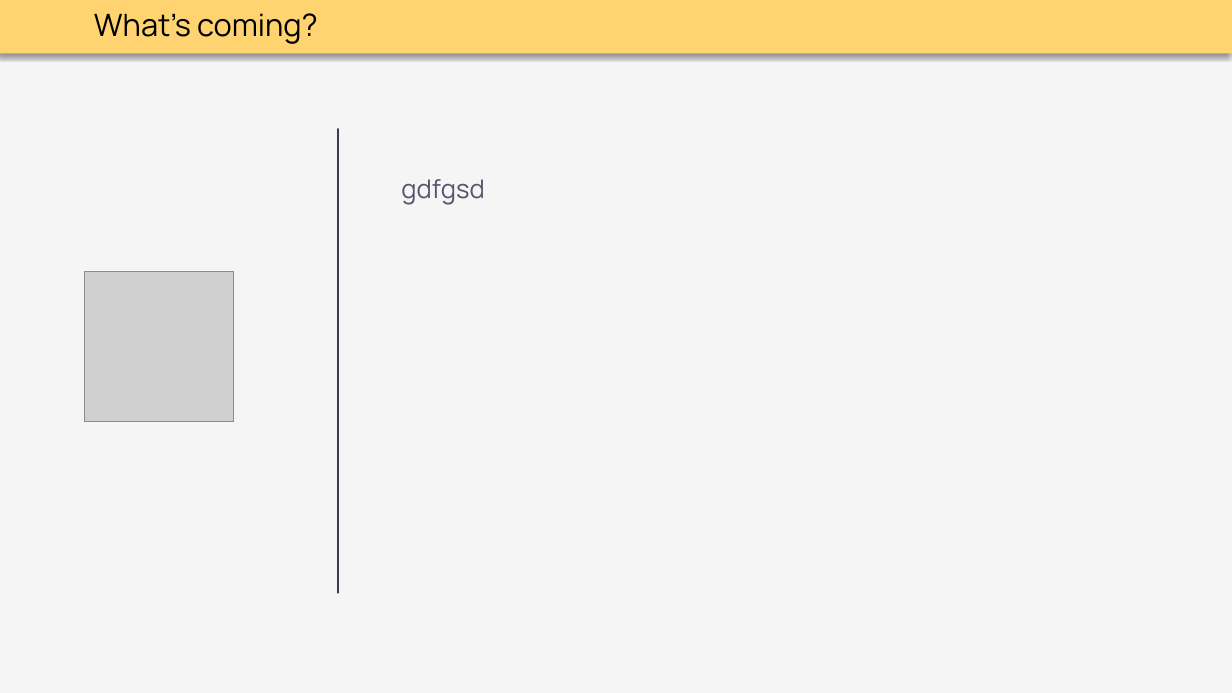
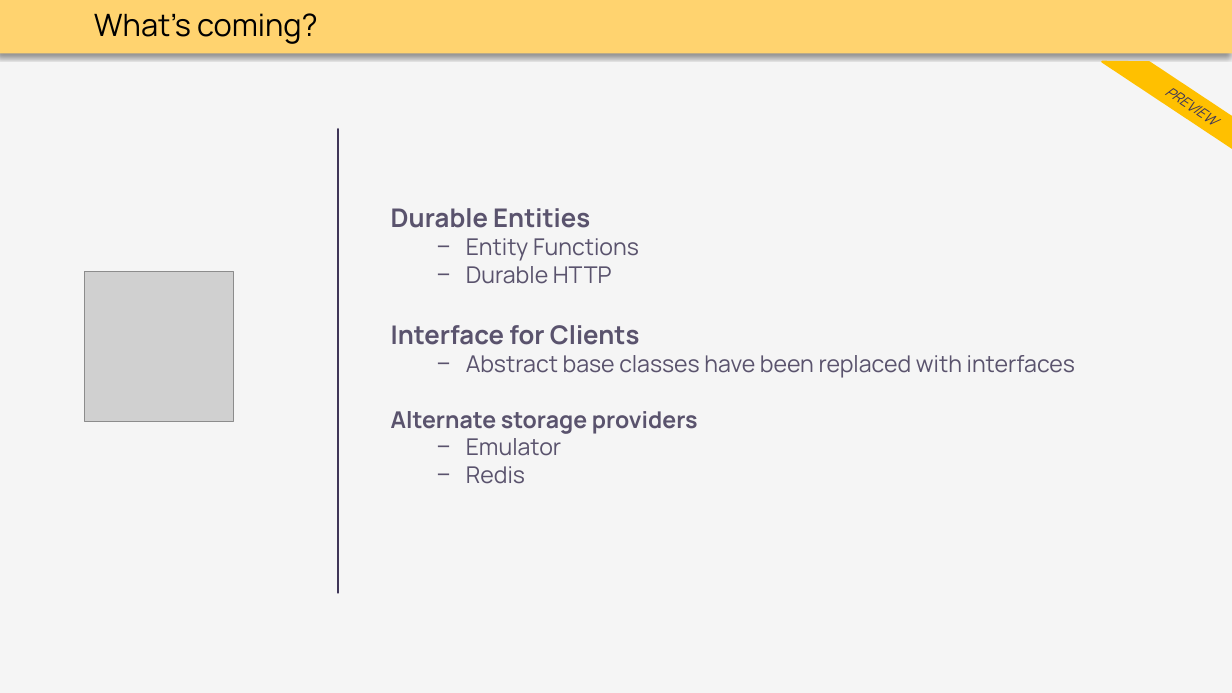
Before and after one commit to thoemmi/DurableFunctionsMeetupRosenheim, a slide deck: slide 25 of slides/Durable_Functions.pptx. Drawn at 1232x693 pixels with LibreOffice and Linux fonts; fonts in the diff are those of the drawing; grey boxes stand for pictures. Boxes give left, top, right and bottom in pixels: in the first picture for what was removed or moved away, otherwise in the second. Text is boxed around its words. In the diff, an @@ line names an element or a change of style, - is before the commit and + after.

```diff
--- a/slides/Durable_Functions.pptx
+++ b/slides/Durable_Functions.pptx
@@ flow chart input output added at [1103,41,1232,172], fill #FFC000, outline #FFC000 1.5 pt, 11 pt, text #3F3658, italic @@
+PREVIEW
@@ text removed at [401,179,484,205] @@
-gdfgsd
@@ text added at [391,208,1075,484], 18 pt, text #5A536D @@
+Durable Entities
+  − Entity Functions
+  − Durable HTTP
+Interface for Clients
+  − Abstract base classes have been replaced with interfaces
+Alternate storage providers
+  − Emulator
+  − Redis
```
Also in this commit, not shown: 6 other slides changed, 5 slides added, 2 slides removed.
